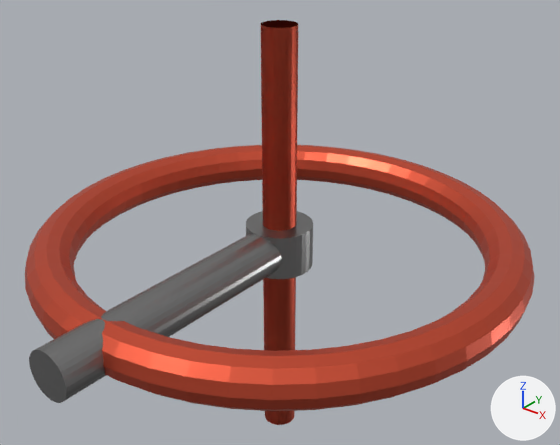
Renders of the glTF model Assets/Models/ValveWheel.glb from each side of a commit.
Before and after are seen from a camera (50 mm lens) standing at (84.777, -0.97, 0.643) and looking at (84.002, -0.002, 0.043). Every picture has the same lights, and +X, +Y and +Z are marked at lower right. Where no turn or scale is listed for an object, it has been applied to the vertices.

In view in the first picture: 'ValveWheel_Hub', 'ValveWheel_Pipe', 'ValveWheel_Ring', 'ValveWheel_Spoke_0', 'ValveWheel_Spoke_90'.
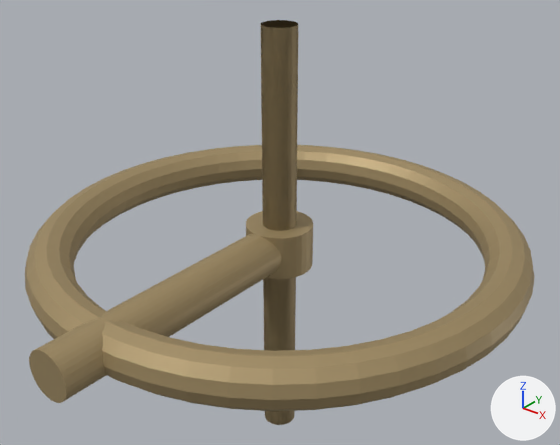
The newer file is also turned or shifted as a whole; pictures and numbers use the older file's frame.

The edits, one by one:
Material 'RedValve' (mat_redvalve) changes colour from red #da593f to brown #aa956c; in linear values from (0.7, 0.1, 0.05) to (0.4, 0.3, 0.15).
In material 'RedValve' (mat_redvalve), roughness goes from 0.4 to 0.55.
Material 'ValveHub' (mat_valvehub) changes colour from grey #959595 to brown #aa956c; in linear values from (0.3, 0.3, 0.3) to (0.4, 0.3, 0.15).
In material 'ValveHub' (mat_valvehub), metallic goes from 0.95 to 0.4.

What differs and where, as boxes (x1, y1, x2, y2) in the pictures (560 x 445 px):
'ValveWheel_Ring', recoloured, surface changed (red to brown): (25, 145, 535, 411) in both
'ValveWheel_Pipe', recoloured, surface changed (grey to brown): (29, 234, 281, 403) in both
'ValveWheel_Spoke_90', recoloured, surface changed (red to brown): (261, 20, 298, 425) in both
'ValveWheel_Hub', recoloured, surface changed (grey to brown): (246, 211, 313, 279) in both
'ValveWheel_Spoke_0', recoloured, surface changed (red to brown): (261, 20, 298, 424) in both
